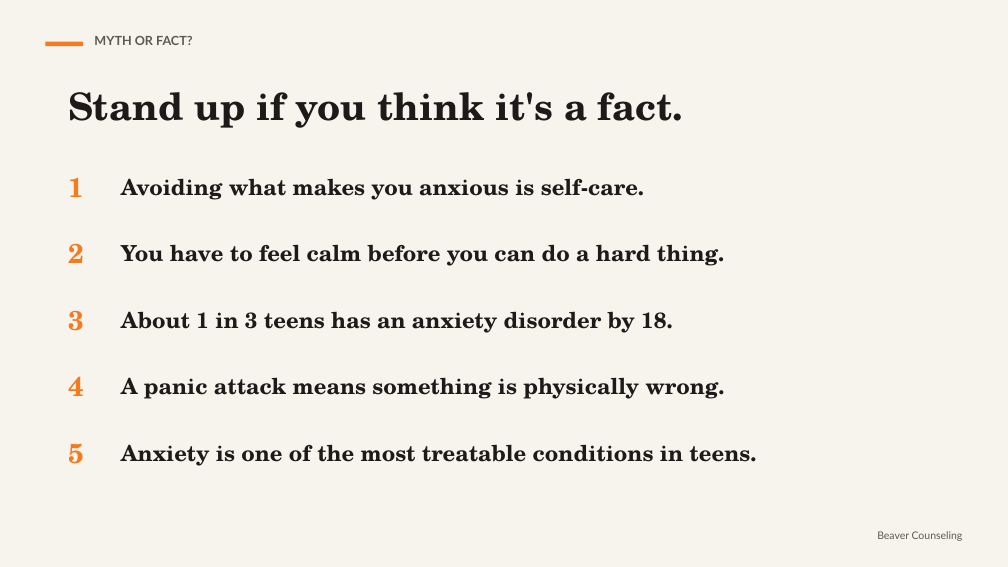
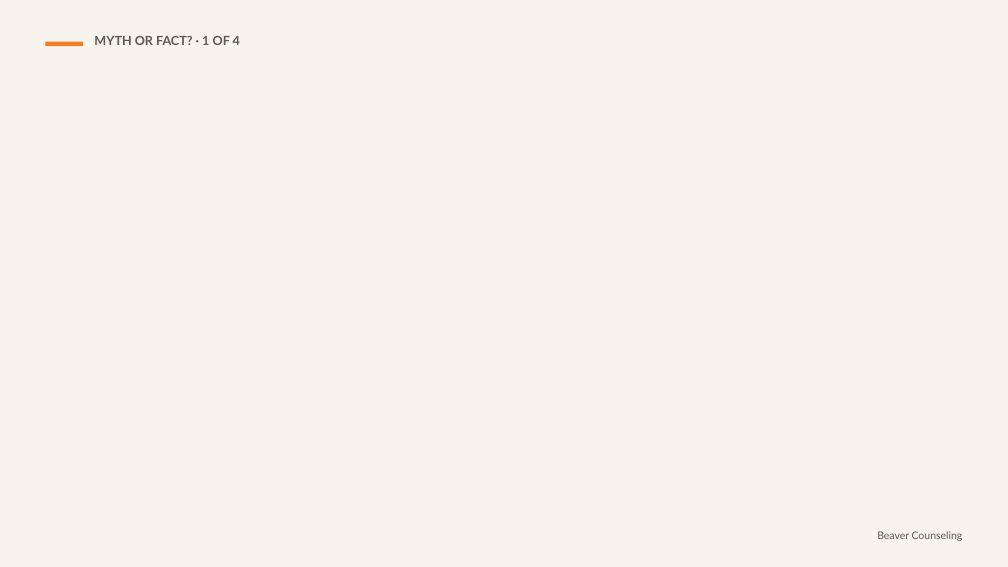
Before and after one commit to rmwtoolkit/bcds-toolkit, a slide deck: slide 3 of decks/the-false-alarm-lesson-v2.pptx. Drawn at 1008x567 pixels with LibreOffice and Linux fonts; fonts in the diff are those of the drawing; background and template pictures are left out. Boxes give left, top, right and bottom in pixels: in the first picture for what was removed or moved away, otherwise in the second. Text is boxed around its words. In the diff, an @@ line names an element or a change of style, - is before the commit and + after.

```diff
--- a/decks/the-false-alarm-lesson-v2.pptx
+++ b/decks/the-false-alarm-lesson-v2.pptx
@@ text at <box>94,36,240,45</box>: text changed @@
-MYTH OR FACT?
+MYTH OR FACT? · 1 OF 4
@@ text removed at <box>68,92,683,128</box> @@
-Stand up if you think it's a fact.
@@ text removed at <box>68,177,84,197</box> @@
-1
@@ text removed at <box>121,178,644,200</box> @@
-Avoiding what makes you anxious is self-care.
@@ text removed at <box>68,243,84,263</box> @@
-2
@@ text removed at <box>121,244,724,266</box> @@
-You have to feel calm before you can do a hard thing.
@@ text removed at <box>68,310,84,331</box> @@
-3
@@ text removed at <box>121,311,672,333</box> @@
-About 1 in 3 teens has an anxiety disorder by 18.
@@ text removed at <box>68,376,84,396</box> @@
-4
@@ text removed at <box>121,377,724,399</box> @@
-A panic attack means something is physically wrong.
@@ text removed at <box>68,443,84,464</box> @@
-5
@@ text removed at <box>121,444,756,466</box> @@
-Anxiety is one of the most treatable conditions in teens.
```
Also in this commit, not shown: 11 other slides changed, 18 slides added, 1 slide removed, 20 other files.
